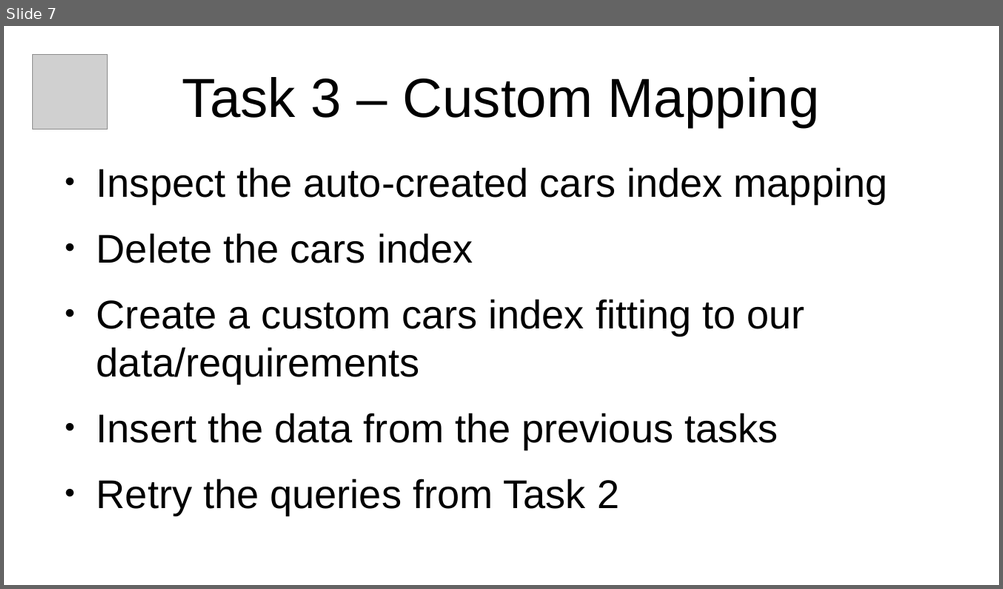
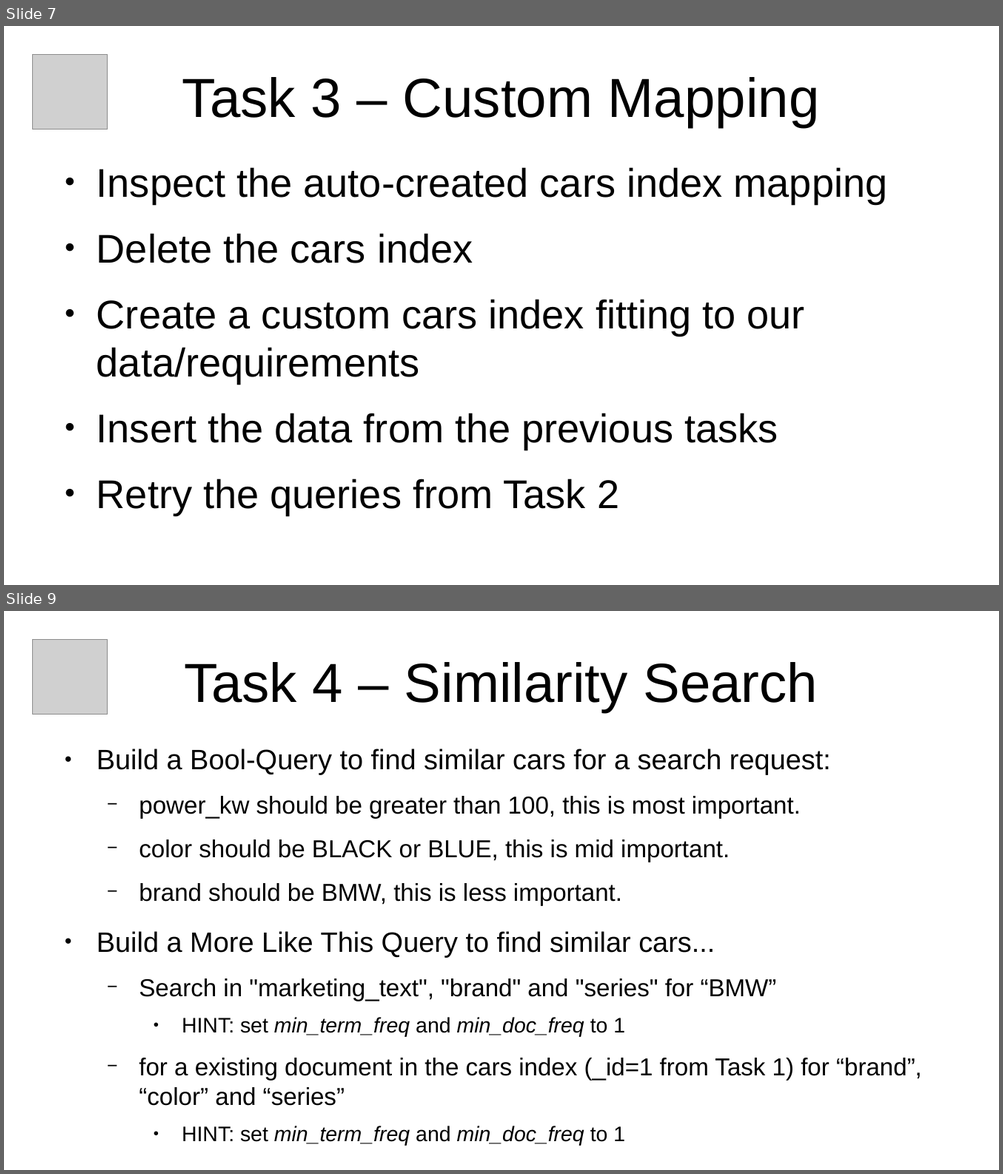
Before and after one commit to xtermi2/elasticsearch_training, a slide deck: elasticsearch_101_v2.odp. Shown one above the other, each under a label of ours: slide 7 before the commit, slides 7 and 9 after it; the slides between them are not shown. The pictures are 1003x589 and 1003x1174 pixels, drawn with LibreOffice and Linux fonts; fonts in the diff are those of the drawing; grey boxes stand for pictures. Boxes give left, top, right and bottom in pixels: in the first picture for what was removed or moved away, otherwise in the second. Text is boxed around its words. In the diff, an @@ line names an element or a change of style, - is before the commit and + after.

Commit message:
task 4: similarity search

```diff
--- a/elasticsearch_101_v2.odp
+++ b/elasticsearch_101_v2.odp
@@ slide 9 added at box(4, 611, 999, 1170), background #FFFFFF @@
@@ picture added at box(32, 639, 107, 714) @@
@@ title added at box(184, 662, 817, 712), 44 pt, text #000000 @@
+Task 4 – Similarity Search
@@ text added at box(96, 749, 922, 1146), 19.6 pt, text #000000 @@
+● Build a Bool-Query to find similar cars for a search request:
+  − power_kw should be greater than 100, this is most important.
+  − color should be BLACK or BLUE, this is mid important.
+  − brand should be BMW, this is less important.
+● Build a More Like This Query to find similar cars...
+  − Search in "marketing_text", "brand" and "series" for “BMW”
+    ● HINT: set min_term_freq and min_doc_freq to 1
+  − for a existing document in the cars index (_id=1 from Task 1) for “brand”, “color” and “series”
+    ● HINT: set min_term_freq and min_doc_freq to 1
```
Also in this commit, not shown: 3 slides changed, 2 other slides added, 2 other files.
